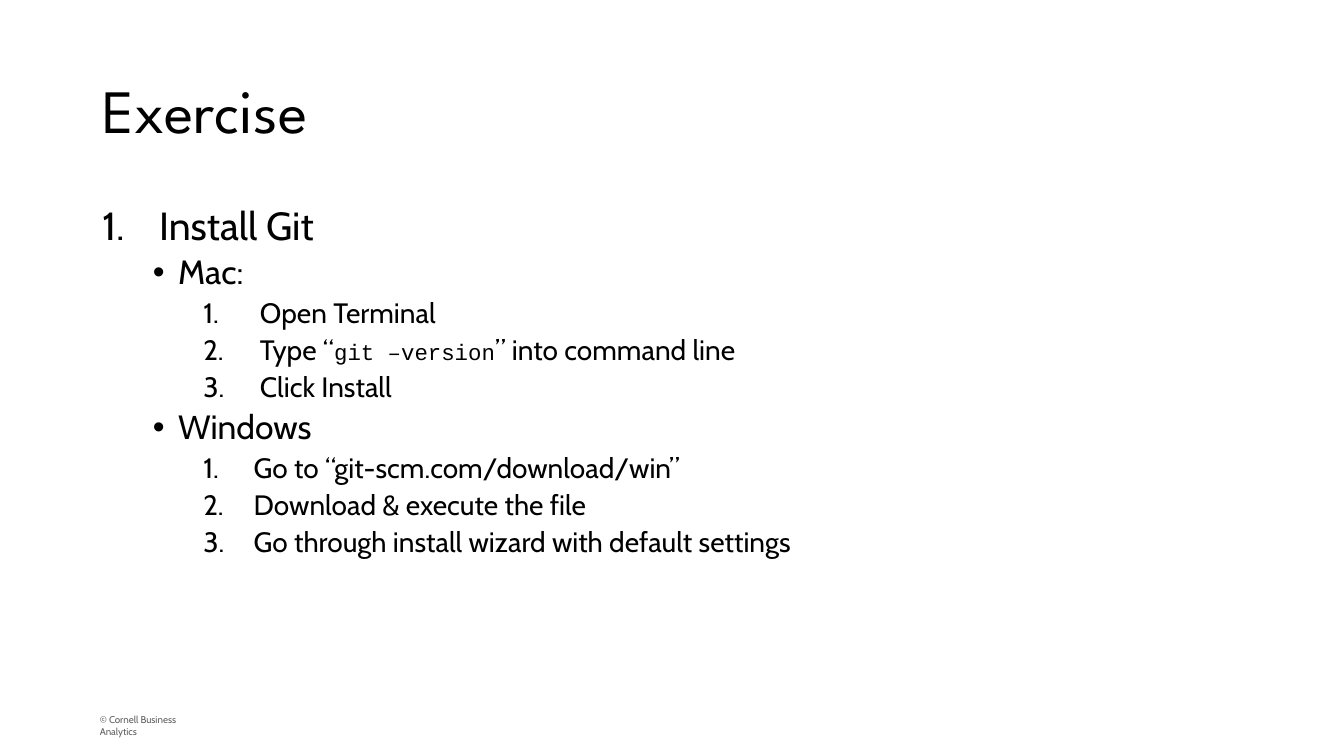
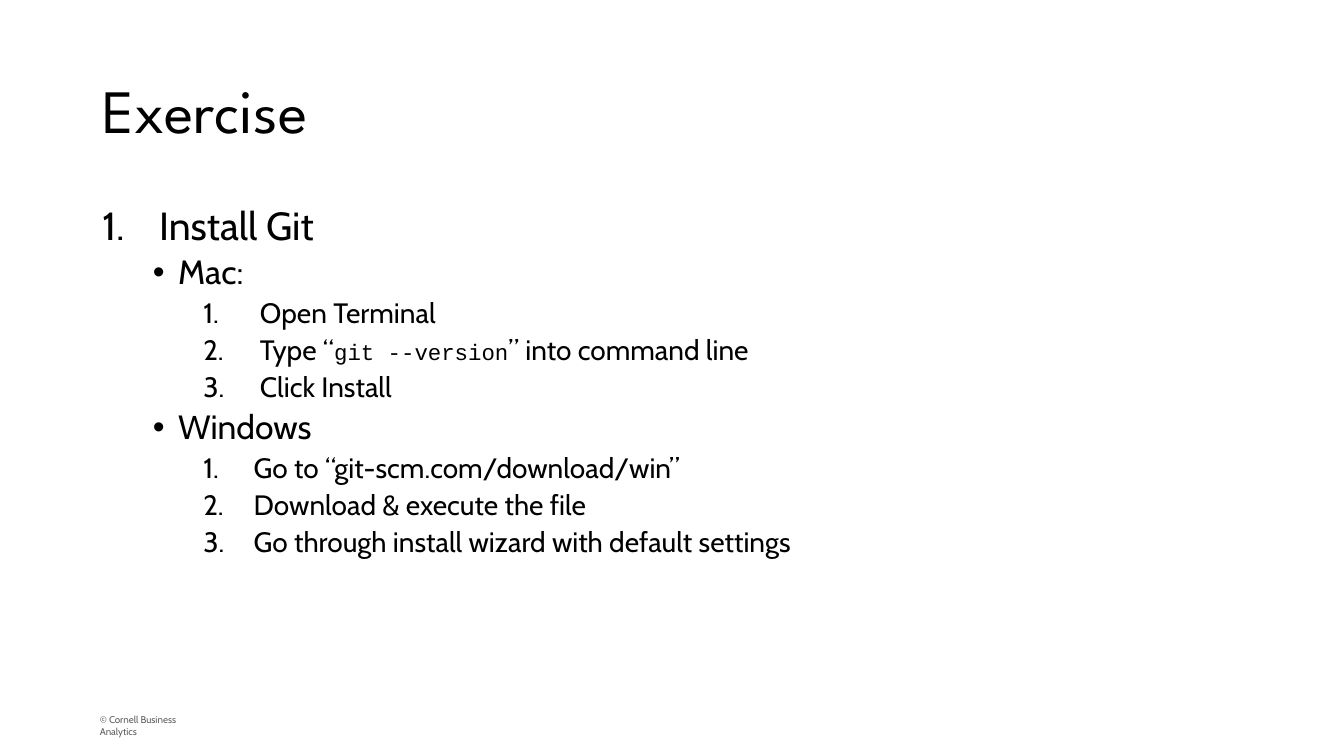
Before and after one commit to sam-hu/cba-git-tutorial, a slide deck: slide 15 of git.pptx (slide 13 before the commit). Drawn at 1344x756 pixels with LibreOffice and Linux fonts; fonts in the diff are those of the drawing; background and template pictures are left out. Boxes give left, top, right and bottom in pixels: in the first picture for what was removed or moved away, otherwise in the second. Text is boxed around its words. In the diff, an @@ line names an element or a change of style, - is before the commit and + after.

```diff
--- a/git.pptx
+++ b/git.pptx
@@ text at (260,339,749,366): text changed @@
-    2. Type “git –version” into command line
+    2. Type “git --version” into command line
```
Also in this commit, not shown: 5 other slides changed, 3 slides added.
